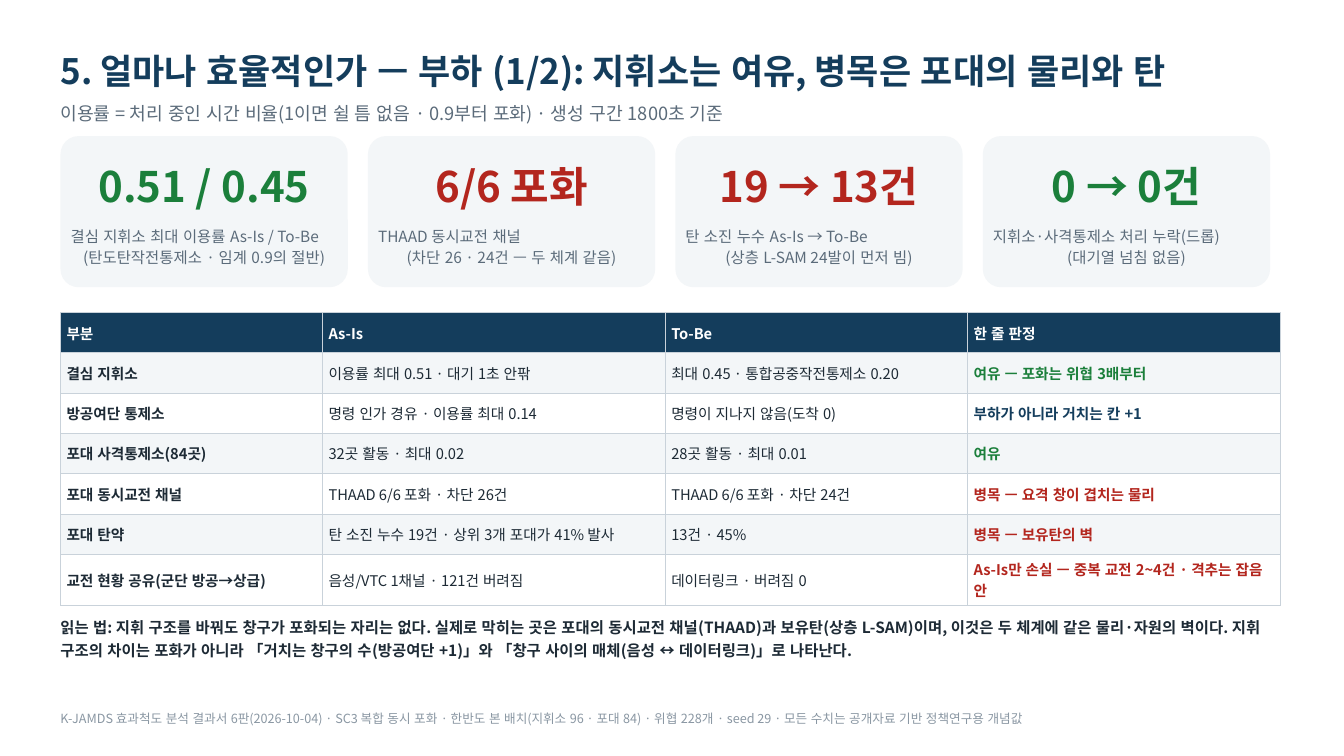
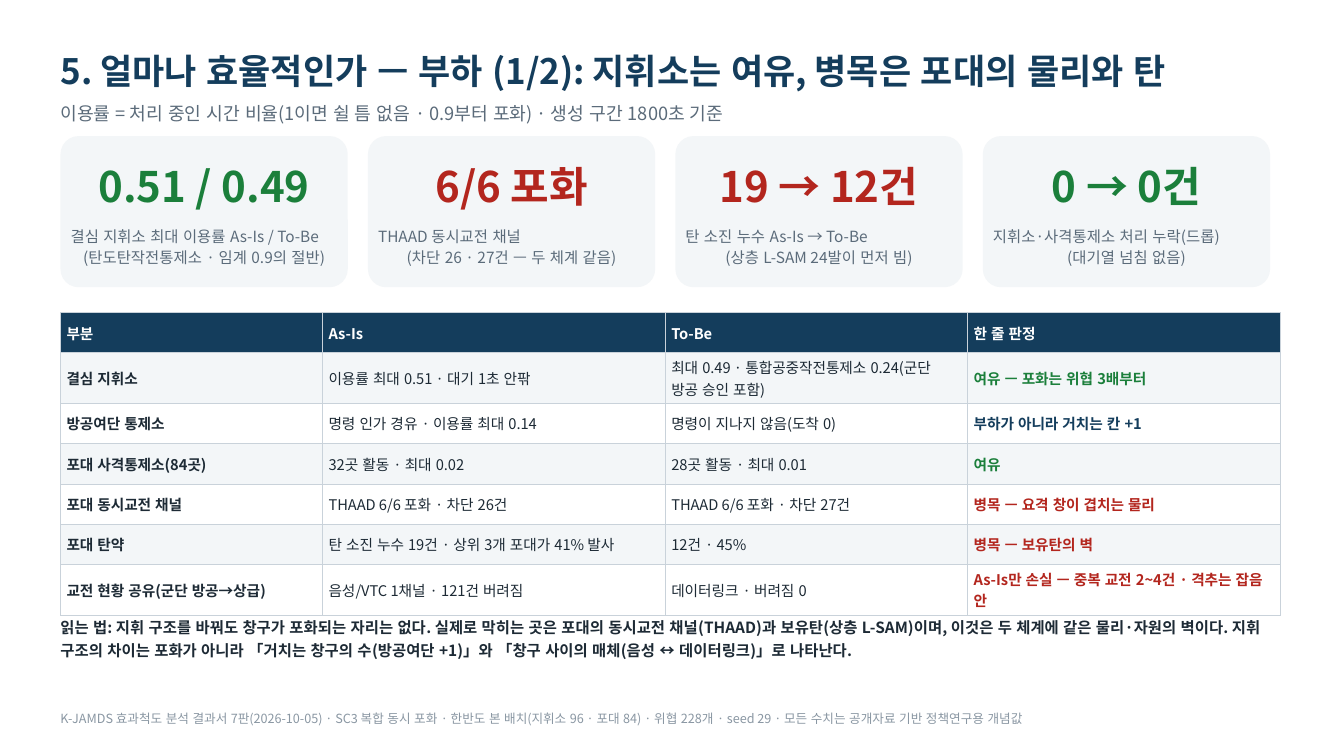
Before and after one commit to DaehyunY00/Air_Defense, a slide deck: slide 8 of K-JAMDS_효과척도_발표정리본.pptx. Drawn at 1344x756 pixels with LibreOffice and Linux fonts; fonts in the diff are those of the drawing. Boxes give left, top, right and bottom in pixels: in the first picture for what was removed or moved away, otherwise in the second. Text is boxed around its words. In the diff, an @@ line names an element or a change of style, - is before the commit and + after.

```diff
--- a/K-JAMDS_효과척도_발표정리본.pptx
+++ b/K-JAMDS_효과척도_발표정리본.pptx
@@ text at [99,170,310,203]: text changed @@
-0.51 / 0.45
+0.51 / 0.49
@@ text at [720,166,918,205]: text changed @@
-19 → 13건
+19 → 12건
@@ text at [378,229,617,266]: text changed @@
-THAAD 동시교전 채널
-(차단 26 · 24건 — 두 체계 같음)
+THAAD 동시교전 채널
+(차단 26 · 27건 — 두 체계 같음)
@@ table at [60,313,1280,611] @@
-row 2, column 3: 최대 0.45 · 통합공중작전통제소 0.20
+row 2, column 3: 최대 0.49 · 통합공중작전통제소 0.24(군단 방공 승인 포함)
-row 5, column 3: THAAD 6/6 포화 · 차단 24건
+row 5, column 3: THAAD 6/6 포화 · 차단 27건
-row 6, column 3: 13건 · 45%
+row 6, column 3: 12건 · 45%
@@ text at [60,712,1023,725]: text changed @@
-K-JAMDS 효과척도 분석 결과서 6판(2026-10-04) · SC3 복합 동시 포화 · 한반도 본 배치(지휘소 96 · 포대 84) · 위협 228개 · seed 29 · 모든 수치는 공개자료 기반 정책연구용 개념값
+K-JAMDS 효과척도 분석 결과서 7판(2026-10-05) · SC3 복합 동시 포화 · 한반도 본 배치(지휘소 96 · 포대 84) · 위협 228개 · seed 29 · 모든 수치는 공개자료 기반 정책연구용 개념값
```
Also in this commit, not shown: 10 other slides changed, 9 other files.
